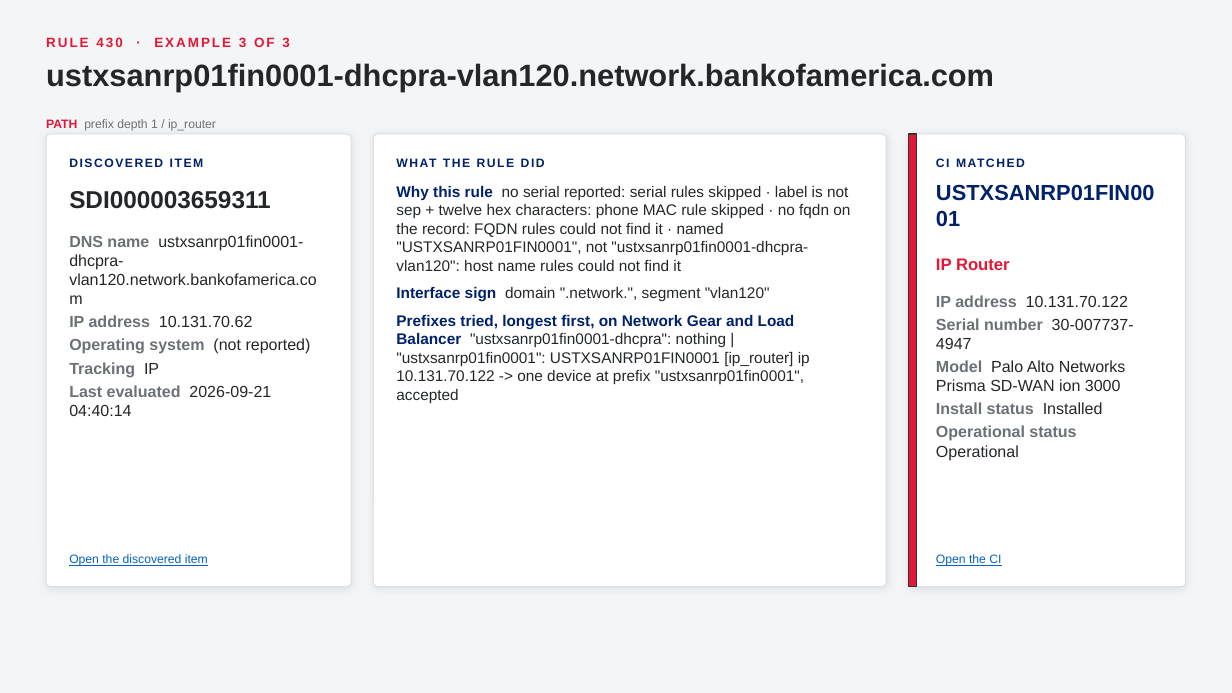
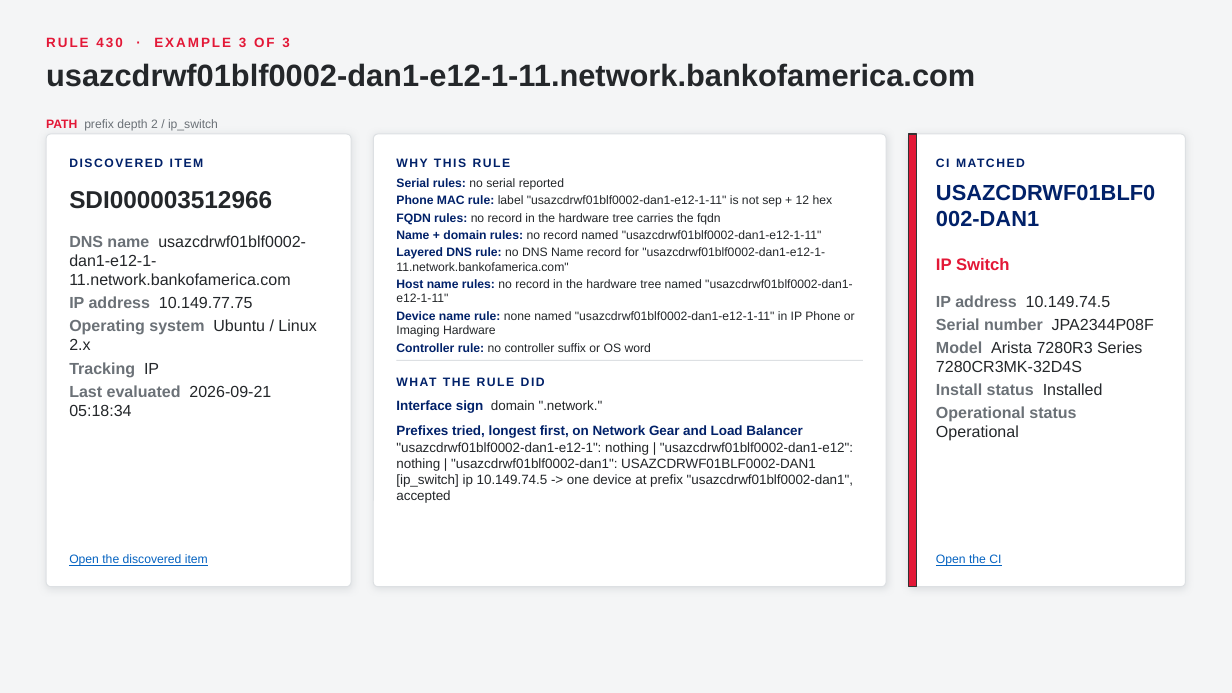
Before and after one commit to singhmihir/py, a slide deck: slide 56 of stories/qualys-ci-lookup-rules/Qualys CI Lookup Rules - CMDB Team Demo.pptx. Drawn at 1232x693 pixels with LibreOffice and Linux fonts; fonts in the diff are those of the drawing. Boxes give left, top, right and bottom in pixels: in the first picture for what was removed or moved away, otherwise in the second. Text is boxed around its words. In the diff, an @@ line names an element or a change of style, - is before the commit and + after.

```diff
--- a/stories/qualys-ci-lookup-rules/Qualys CI Lookup Rules - CMDB Team Demo.pptx
+++ b/stories/qualys-ci-lookup-rules/Qualys CI Lookup Rules - CMDB Team Demo.pptx
@@ text at box(46, 63, 975, 87): text changed @@
-ustxsanrp01fin0001-dhcpra-vlan120.network.bankofamerica.com
+usazcdrwf01blf0002-dan1-e12-1-11.network.bankofamerica.com
@@ text at box(46, 119, 218, 131): text changed @@
-PATH prefix depth 1 / ip_router
+PATH prefix depth 2 / ip_switch
@@ text added at box(396, 158, 511, 167), 9.5 pt, text #012169, bold @@
+WHY THIS RULE
@@ text added at box(396, 178, 855, 352), 9.5 pt, text #24272A @@
+• Serial rules: no serial reported
+• Phone MAC rule: label "usazcdrwf01blf0002-dan1-e12-1-11" is not sep + 12 hex
+• FQDN rules: no record in the hardware tree carries the fqdn
+• Name + domain rules: no record named "usazcdrwf01blf0002-dan1-e12-1-11"
+• Layered DNS rule: no DNS Name record for "usazcdrwf01blf0002-dan1-e12-1-11.network.bankofamerica.com"
+• Host name rules: no record in the hardware tree named "usazcdrwf01blf0002-dan1-e12-1-11"
+• Device name rule: none named "usazcdrwf01blf0002-dan1-e12-1-11" in IP Phone or Imaging Hardware
+• Controller rule: no controller suffix or OS word
@@ text at box(69, 191, 272, 209): text changed @@
-SDI000003659311
+SDI000003512966
@@ text removed at box(396, 186, 850, 403) @@
-1. Why this rule no serial reported: serial rules skipped · label is not sep + twelve hex characters: phone MAC rule skipped · no fqdn on the record: FQDN rules could not find it · named "USTXSANRP01FIN0001", not "ustxsanrp01fin0001-dhcpra-vlan120": host name rules could not find it
-2. Interface sign domain ".network.", segment "vlan120"
-3. Prefixes tried, longest first, on Network Gear and Load Balancer "ustxsanrp01fin0001-dhcpra": nothing | "ustxsanrp01fin0001": USTXSANRP01FIN0001 [ip_router] ip 10.131.70.122 -> one device at prefix "ustxsanrp01fin0001", accepted
@@ text at box(69, 235, 316, 350): text changed @@
-DNS name ustxsanrp01fin0001-dhcpra-vlan120.network.bankofamerica.com
-IP address 10.131.70.62
-Operating system (not reported)
+DNS name usazcdrwf01blf0002-dan1-e12-1-11.network.bankofamerica.com
+IP address 10.149.77.75
+Operating system Ubuntu / Linux 2.x
@@ text at box(936, 210, 1039, 227): text changed @@
-USTXSANRP01FIN0001
+USAZCDRWF01BLF0002-DAN1
@@ text at box(936, 258, 1010, 270): text changed @@
-IP Router
+IP Switch
@@ text at box(936, 295, 1154, 372): text changed @@
-IP address 10.131.70.122
-Serial number 30-007737-4947
-Model Palo Alto Networks Prisma SD-WAN ion 3000
+IP address 10.149.74.5
+Serial number JPA2344P08F
+Model Arista 7280R3 Series 7280CR3MK-32D4S
@@ text at box(69, 385, 271, 416): text changed @@
-Last evaluated 2026-09-21 04:40:14
+Last evaluated 2026-09-21 05:18:34
@@ text "WHAT THE RULE DID": place and size @@
-text "WHAT THE RULE DID" at box(396, 151, 863, 175)
+text "WHAT THE RULE DID" at box(396, 370, 863, 394)
@@ line added from (396, 360) to (863, 360), #DDE0E3 0.75 pt @@
@@ text added at box(396, 400, 853, 503), 10.5 pt, text #24272A @@
+1. Interface sign domain ".network."
+2. Prefixes tried, longest first, on Network Gear and Load Balancer "usazcdrwf01blf0002-dan1-e12-1": nothing | "usazcdrwf01blf0002-dan1-e12": nothing | "usazcdrwf01blf0002-dan1": USAZCDRWF01BLF0002-DAN1 [ip_switch] ip 10.149.74.5 -> one device at prefix "usazcdrwf01blf0002-dan1", accepted
```
Also in this commit, not shown: 59 other slides changed, 7 other files.
